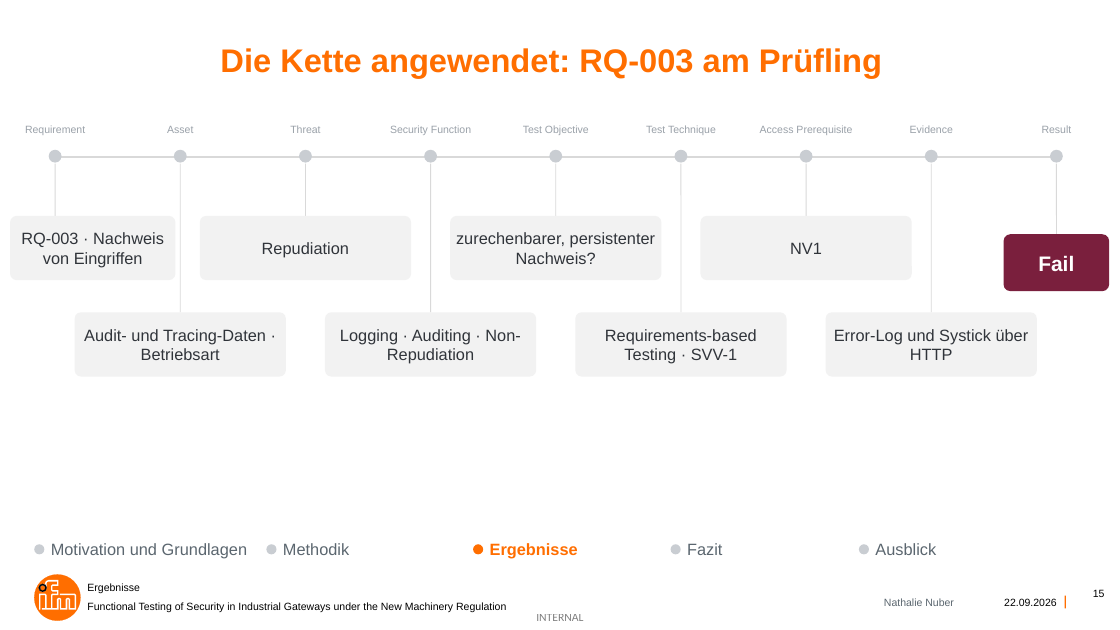
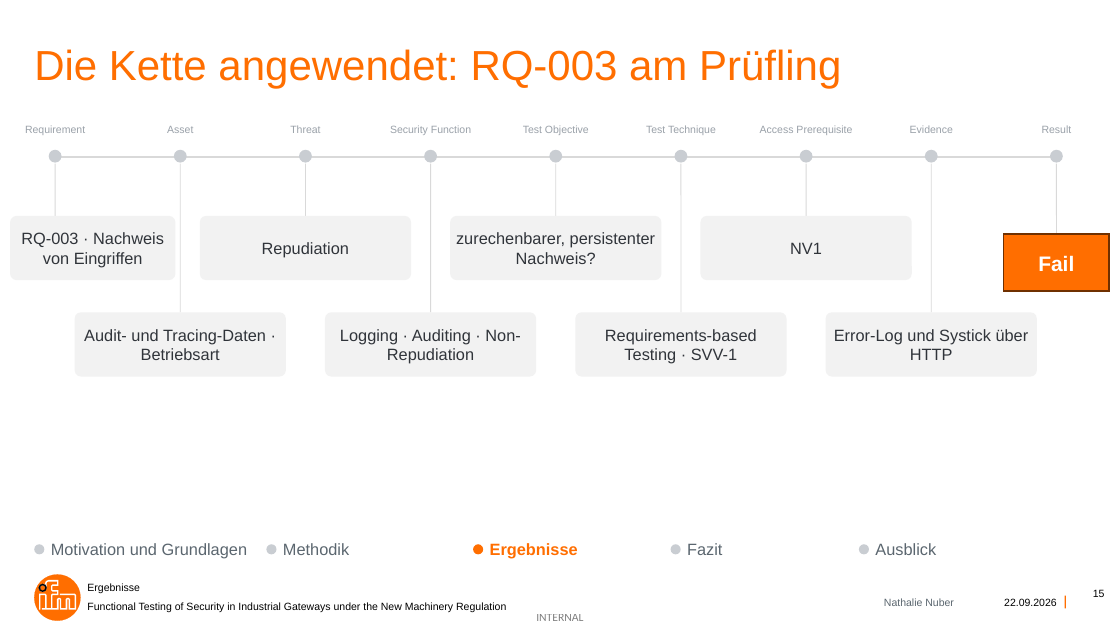
Before and after one commit to nathalienr/Bachelorarbeit, a slide deck: slide 15 of Functional Testing of Security in Industrial Gateways under the New Machinery Regulation.pptx. Drawn at 1120x630 pixels with LibreOffice and Linux fonts; fonts in the diff are those of the drawing; background and template pictures are left out. Boxes give left, top, right and bottom in pixels: in the first picture for what was removed or moved away, otherwise in the second. Text is boxed around its words. In the diff, an @@ line names an element or a change of style, - is before the commit and + after.

```diff
--- a/Functional Testing of Security in Industrial Gateways under the New Machinery Regulation.pptx
+++ b/Functional Testing of Security in Industrial Gateways under the New Machinery Regulation.pptx
@@ title "Die Kette angewendet: RQ-003 am ...": place and size @@
-title "Die Kette angewendet: RQ-003 am ..." at [220, 48, 882, 78]
+title "Die Kette angewendet: RQ-003 am ..." at [34, 49, 841, 88]
@@ title "Die Kette angewendet: RQ-003 am ..." at [34, 49, 841, 88]: size 28 to 36 pt, bold off @@
@@ rectangle "Fail": place and size @@
-rectangle "Fail" at [1038, 255, 1074, 271]
+rectangle "Fail" at [1004, 234, 1110, 292]
@@ rectangle "Fail" at [1004, 234, 1110, 292]: fill none to #FF6E00; outline none to #703000 1.5 pt @@
```
Also in this commit, not shown: 11 other slides changed, 14 other files.
